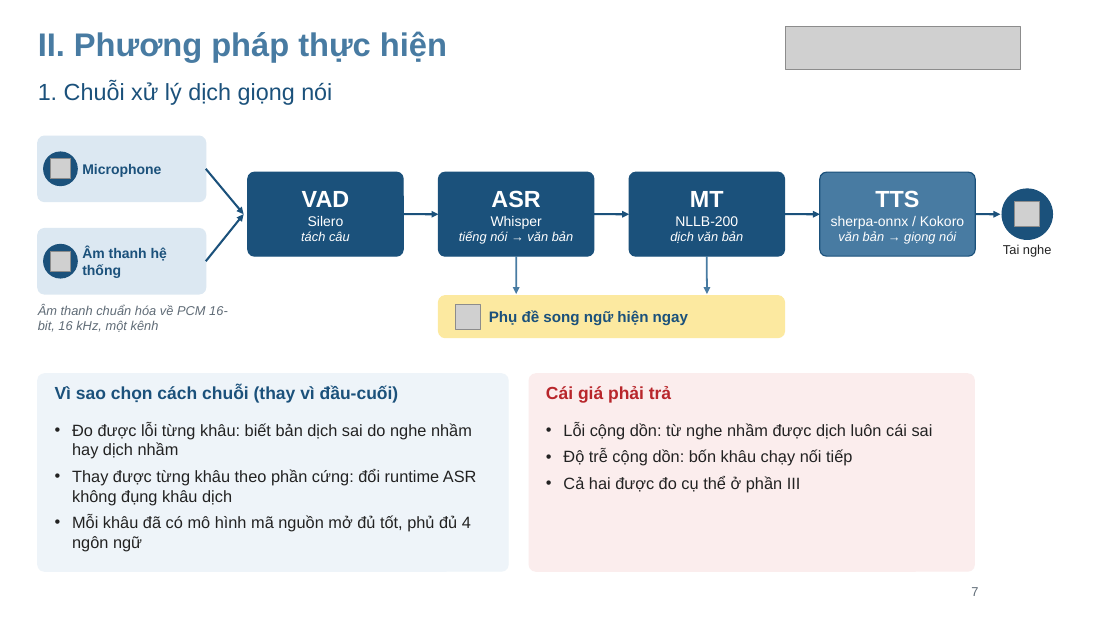
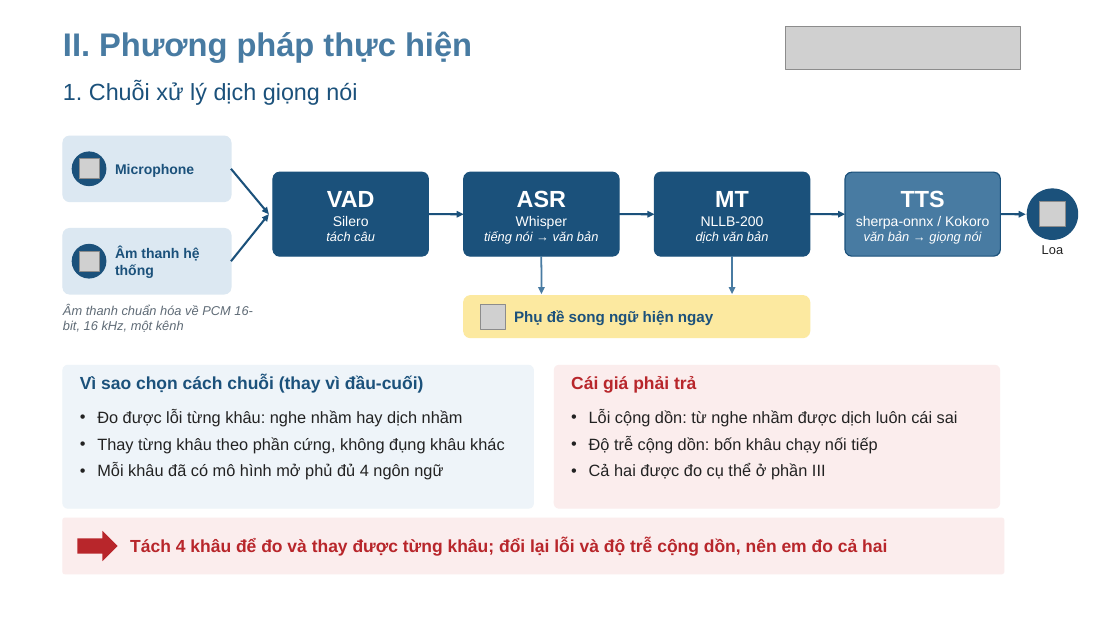
Before and after one commit to RokeyHung/local-live-voice-translator, a slide deck: slide 8 of docs/slides/24410300_NgoManhHung_SlideBaoVe.pptx (slide 7 before the commit). Drawn at 1120x630 pixels with LibreOffice and Linux fonts; fonts in the diff are those of the drawing; grey boxes stand for pictures; background and template pictures are left out. Boxes give left, top, right and bottom in pixels: in the first picture for what was removed or moved away, otherwise in the second. Text is boxed around its words. In the diff, an @@ line names an element or a change of style, - is before the commit and + after.

```diff
--- a/docs/slides/24410300_NgoManhHung_SlideBaoVe.pptx
+++ b/docs/slides/24410300_NgoManhHung_SlideBaoVe.pptx
@@ text "Microphone": place and size @@
-text "Microphone" at [82,164,161,177]
+text "Microphone" at [115,164,194,177]
@@ picture removed at [1015,202,1040,227] @@
@@ picture added at [1040,202,1065,227] @@
@@ text "Âm thanh hệ thống": place and size @@
-text "Âm thanh hệ thống" at [82,247,167,278]
+text "Âm thanh hệ thống" at [115,247,199,278]
@@ 2 pictures, 2 ellipses: place and size @@
-2 pictures, 2 ellipses at [44,152,77,278]
+2 pictures, 2 ellipses at [72,152,106,278]
@@ 8 texts, 8 arrows, 7 rounded rectangles, 1 picture, 1 ellipse: place and size @@
-8 texts, 8 arrows, 7 rounded rectangles, 1 picture, 1 ellipse at [38,31,1053,338]
+8 texts, 8 arrows, 7 rounded rectangles, 1 picture, 1 ellipse at [63,31,1078,338]
@@ text removed at [1003,244,1052,257] @@
-Tai nghe
@@ text added at [1042,245,1063,254], 11 pt, text #222222 @@
+Loa
@@ rounded rectangle: place and size @@
-rounded rectangle at [38,374,508,571]
+rounded rectangle at [63,365,534,508]
@@ text "Vì sao chọn cách chuỗi ...": place and size @@
-text "Vì sao chọn cách chuỗi ..." at [55,386,399,403]
+text "Vì sao chọn cách chuỗi ..." at [80,376,424,393]
@@ rounded rectangle: place and size @@
-rounded rectangle at [529,374,975,571]
+rounded rectangle at [555,365,1000,508]
@@ text "Cái giá phải trả": place and size @@
-text "Cái giá phải trả" at [546,386,671,403]
+text "Cái giá phải trả" at [571,376,696,393]
@@ text at [97,410,505,480]: text changed @@
-• Đo được lỗi từng khâu: biết bản dịch sai do nghe nhầm hay dịch nhầm
-• Thay được từng khâu theo phần cứng: đổi runtime ASR không đụng khâu dịch
-• Mỗi khâu đã có mô hình mã nguồn mở đủ tốt, phủ đủ 4 ngôn ngữ
+• Đo được lỗi từng khâu: nghe nhầm hay dịch nhầm
+• Thay từng khâu theo phần cứng, không đụng khâu khác
+• Mỗi khâu đã có mô hình mở phủ đủ 4 ngôn ngữ
@@ text "Lỗi cộng dồn: từ nghe ..." rewrapped from [563,423,933,466] to [589,410,958,480] @@
@@ rounded rectangle added at [63,518,1004,574], fill #FBEDED, outline #FBEDED 1 pt @@
@@ right arrow added at [77,531,118,561], fill #B8262B @@
@@ text added at [130,539,887,556], 15 pt, text #B8262B, bold @@
+Tách 4 khâu để đo và thay được từng khâu; đổi lại lỗi và độ trễ cộng dồn, nên em đo cả hai
@@ text removed at [971,587,978,596] @@
-7
```
Also in this commit, not shown: 30 other slides changed, 14 slides added, 45 other files.
